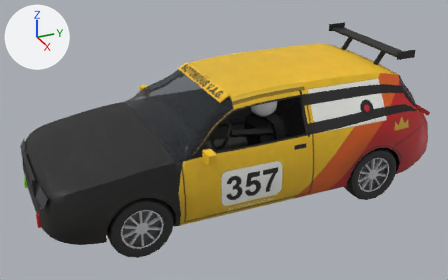
Two versions of the glTF model public/cars/field/models/357.glb, one commit apart.
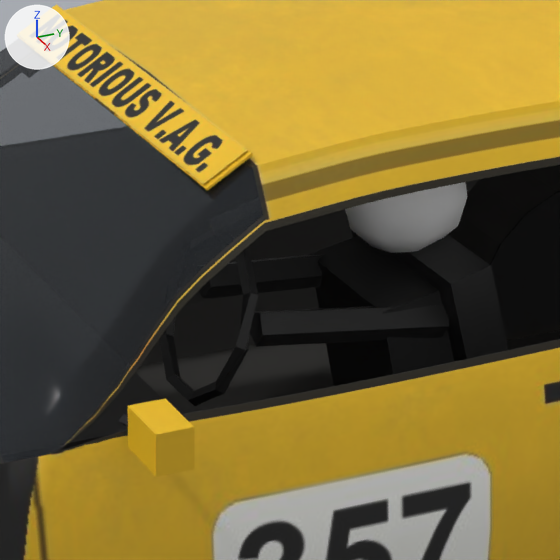
Old and new are each drawn whole from a camera (50 mm lens) standing at (5.43, -2.53, 3.32) and looking at (0.03, -0.1, 0.62) and again close up on the part from 39% to 66% of the width and 22% to 66% of the height. Lighting does not change. The marker at upper left points along +X, +Y and +Z. The older version's two pictures come first. Vertices at exactly the same position are counted once.

Objects in the first close-up: 'body'.
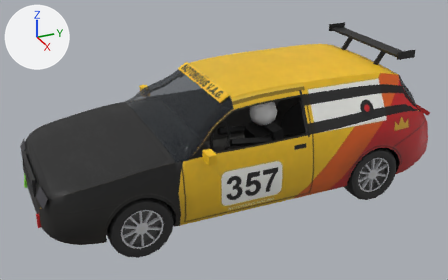
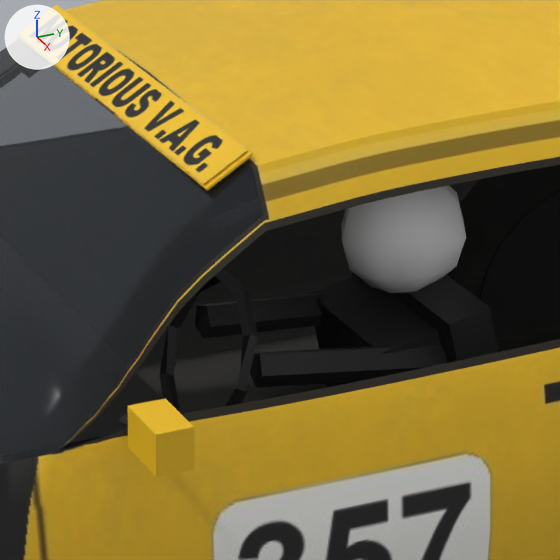
Location of each change, [x1, y1, x2, y2] in pixels of the close-ups (560 x 560 px; the box of a moved part takes in the faces that stretch with it):
part 1 of me_body_mesh, moved or reshaped
    before: [345, 182, 468, 253]
    after: [341, 185, 466, 293]
part 2 of me_body_mesh, moved or reshaped
    before: [60, 231, 508, 450]
    after: [159, 269, 499, 412]

Edits to the bpy script that builds the scene:
```text
Change me_body_mesh:
    where me_body_mesh.from_pydata(...)  # 4224 vertices, 7902 faces; spans x -1.0..1.0, y -2.1..2.07, z 0.21..1.55
    used by ob_body; location = (0.0, 0.0, -0.02)
    me_body_mesh part 1: the loose piece of 42 vertices spanning x 0.23..0.49, y 0.03..0.33, z 0.99..1.27 is moved by (0.0, 0.0, -0.09)
    me_body_mesh part 2: 167 of 4224 vertices moved; they spanned x -0.81..0.81, y -0.92..0.5, z 0.31..1.34 and now span x -0.81..0.81, y -0.92..0.5, z 0.22..1.34; mean shift (0.0, 0.0, -0.05); largest move (-0.76, -0.52, 0.89) -> (0.6, 0.31, 0.22)
```
